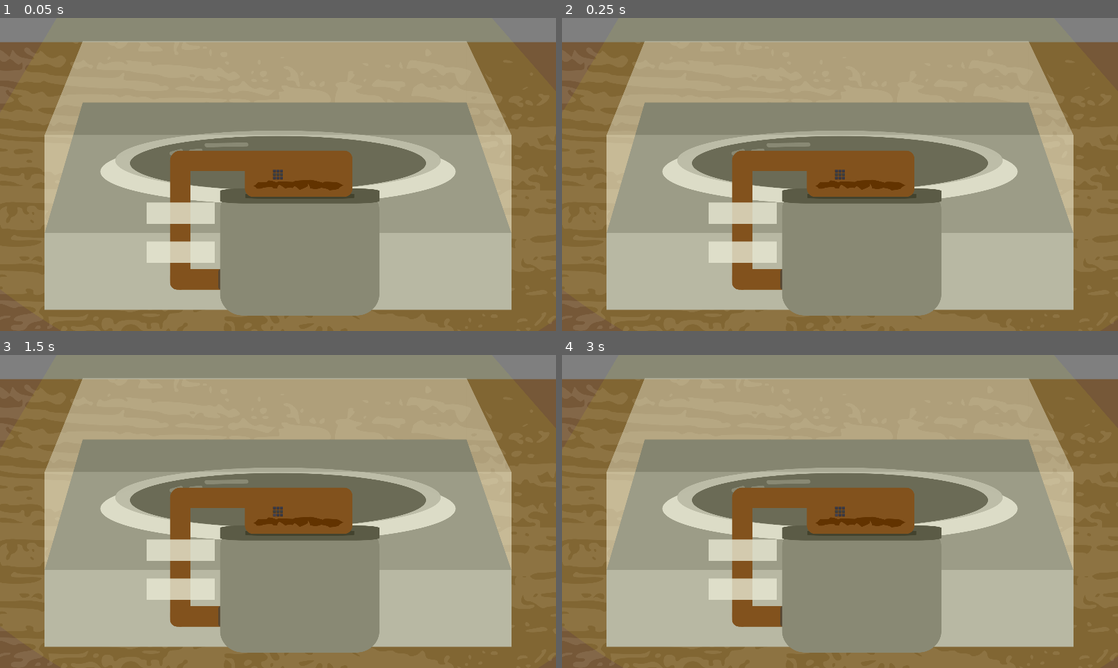
Above: before the commit, frames 1-4 (two rows, left to right).
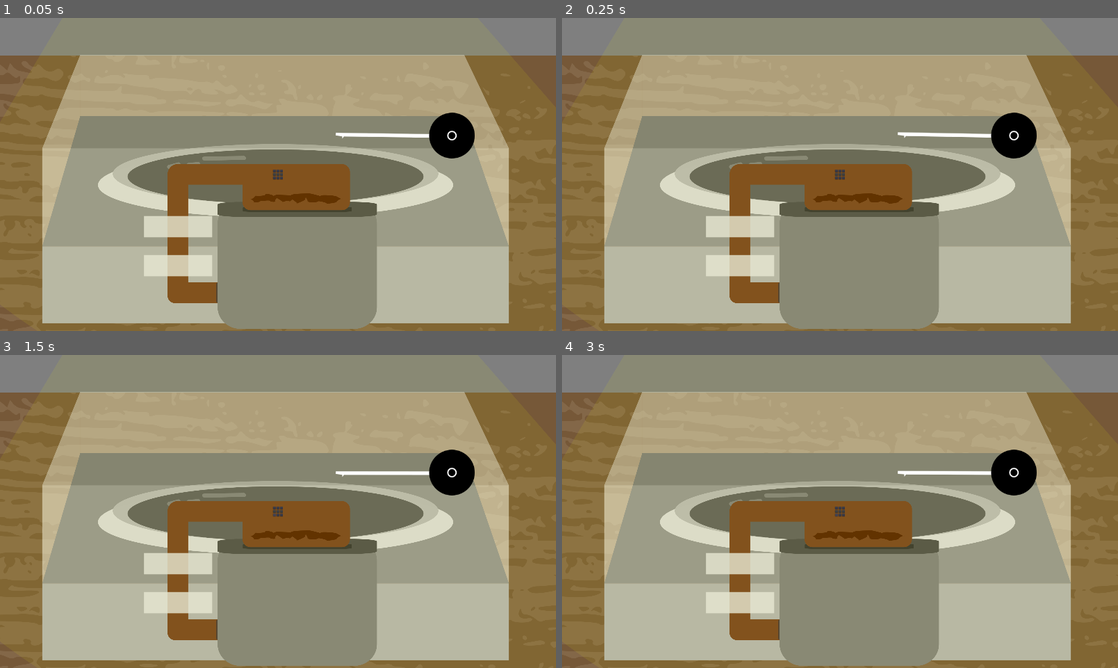
Above: after the commit, the same moments.

Repository: panorb/ludum-dare-47
Game: Godot game, scene res://Levels/RecordPlayerFront/RecordPlayerFront.tscn
Same seed, same stepped clock (60 frames per second), same inputs: the game is played once before the commit and once after it.
Inputs:
- Up to frame 1 (0.05 s): no input
- Up to frame 2 (0.25 s): no input
- Up to frame 3 (1.5 s): click "^" at 0.5 s; click "^" at 1.25 s
- Up to frame 4 (3 s): click "^" at 2 s; click "^" at 2.75 s

The runs differ from the first frame. In frame 1, 29% of the frame differs, in the area x 0-100%, y 7-100%; in frame 2, 29%; in frame 3, 29%; in frame 4, 29%.

Commit message:
added random wobble to player needle

Diff:
--- a/godot/Levels/RecordPlayerFront/RecordPlayerFront.tscn
+++ b/godot/Levels/RecordPlayerFront/RecordPlayerFront.tscn
@@ -1,10 +1,12 @@
-[gd_scene load_steps=4 format=2]
+[gd_scene load_steps=5 format=2]
 
 [ext_resource path="res://Levels/RecordPlayerFront/record_player_front.gd" type="Script" id=1]
 [ext_resource path="res://Levels/RecordPlayerFront/CombinationLock/combination_lock_front.png" type="Texture" id=2]
 [ext_resource path="res://Levels/RecordPlayerFront/CombinationLock/CombinationLock.tscn" type="PackedScene" id=3]
+[ext_resource path="res://Levels/RecordPlayerFront/RecordPlayerNeedle.tscn" type="PackedScene" id=4]
 
 [node name="RecordPlayerFront" type="Node2D"]
+position = Vector2( -16.8188, 92.5043 )
 script = ExtResource( 1 )
 
 [node name="Backdrop" type="Sprite" parent="."]
@@ -37,3 +39,7 @@
 margin_bottom = 1114.0
 size_flags_horizontal = 3
 size_flags_vertical = 3
+
+[node name="RecordPlayerNeedle" parent="." instance=ExtResource( 4 )]
+position = Vector2( 3136.76, 718.967 )
+scale = Vector2( 3, 3 )
--- /dev/null
+++ b/godot/Levels/RecordPlayerFront/RecordPlayerNeedle.tscn
@@ -0,0 +1,30 @@
+[gd_scene load_steps=4 format=2]
+
+[ext_resource path="res://Levels/RecordPlayerFront/needle.png" type="Texture" id=1]
+[ext_resource path="res://Levels/RecordPlayerFront/record_player_needle.gd" type="Script" id=2]
+
+[sub_resource type="Animation" id=1]
+resource_name = "NeedleRotation"
+length = 1.2
+tracks/0/type = "value"
+tracks/0/path = NodePath(".:rotation_degrees")
+tracks/0/interp = 1
+tracks/0/loop_wrap = true
+tracks/0/imported = false
+tracks/0/enabled = true
+tracks/0/keys = {
+"times": PoolRealArray( 0, 0.8, 1.1 ),
+"transitions": PoolRealArray( 1, 1, 1 ),
+"update": 0,
+"values": [ 0.0, 3.0, 0.0 ]
+}
+
+[node name="RecordPlayerNeedle" type="Sprite"]
+position = Vector2( 0.0255203, -0.0432854 )
+rotation = 0.0523599
+texture = ExtResource( 1 )
+offset = Vector2( -107, 0 )
+script = ExtResource( 2 )
+
+[node name="AnimationPlayer" type="AnimationPlayer" parent="."]
+anims/NeedleRotation = SubResource( 1 )
--- /dev/null
+++ b/godot/Levels/RecordPlayerFront/record_player_needle.gd
@@ -0,0 +1,13 @@
+extends Sprite
+
+var down_time = randi()%6+20
+
+func _ready():
+	get_child(0).play("NeedleRotation",1,randi()%3+3)
+
+func _physics_process(delta):
+	down_time-=1
+	down_time=clamp(down_time,0,42)
+	if not get_child(0).is_playing() and down_time == 0:
+		get_child(0).play("NeedleRotation",1,randi()%3+3)
+		down_time = randi()%6+20
Not shown, added: godot/Levels/RecordPlayerFront/needle.png.import
